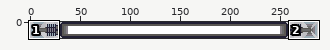
A pixel-art file gets an edit: raster/spacecraft/disaster-lander/thruster-module-0002.aseprite. Above: a wide view before the commit, with the close-up outlined.
Close-up. Earlier state:
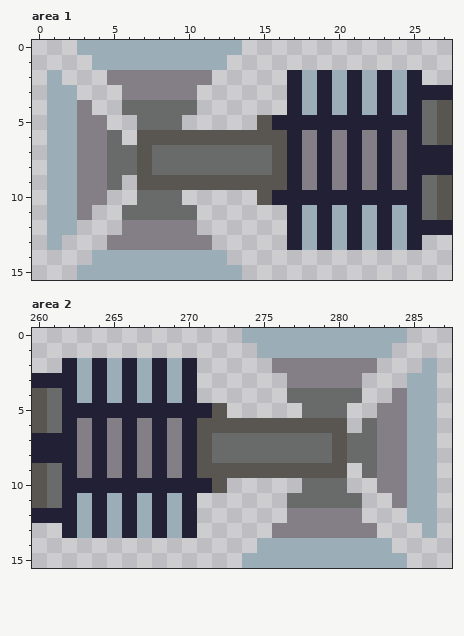
288x16 pixels, 1 frame. Shown: area 1: x 0..27, y 0..15; area 2: x 260..287, y 0..15.
Now the later version:
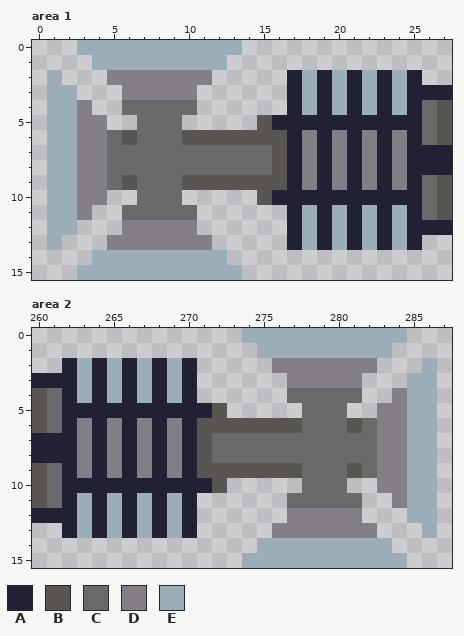
Palette (. is transparent): A #222034  B #595652  C #696a6a  D #847e87  E #9badb7
Changes in this commit:
Changed rows in their new state; - is an unchanged pixel.
Area 1:
first column x 6:
 6 BCCC
 7 -C--
 8 -C--
 9 BCCC
Area 2:
first column x 278:
 6 CCCB
 7 --C-
 8 --C-
 9 CCCB
Where, in picture pixels (left, top, right, bottom), the same in both close-ups:
changed: (122, 130, 182, 190)
changed: (302, 418, 362, 478)
